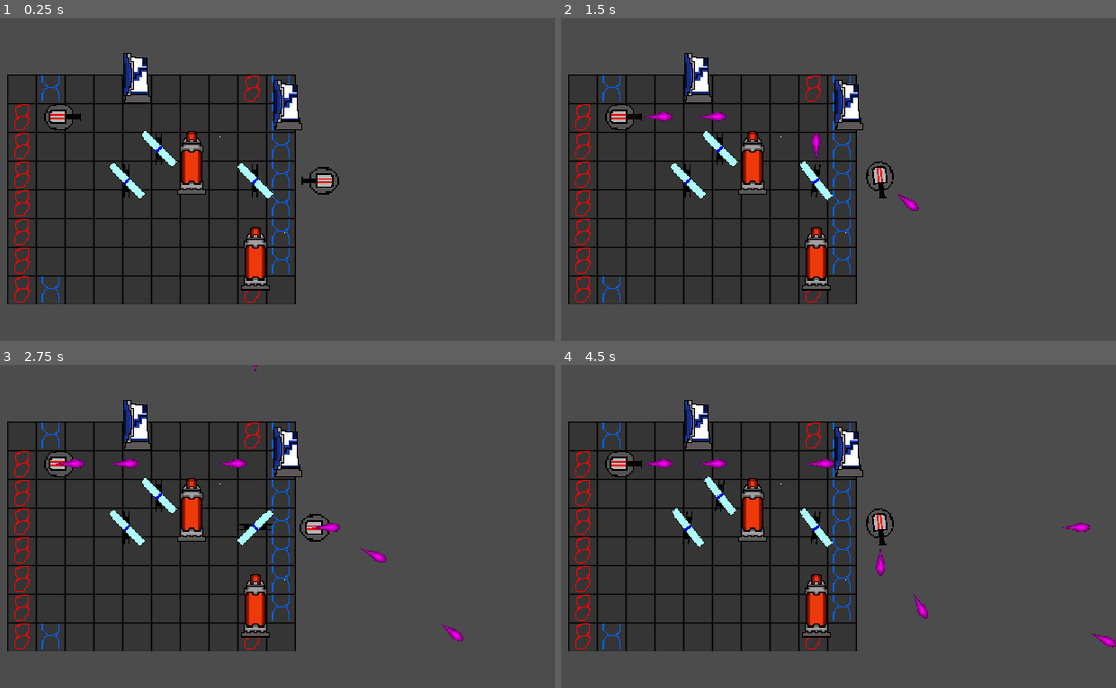
Above: before the commit, frames 1-4 (two rows, left to right).
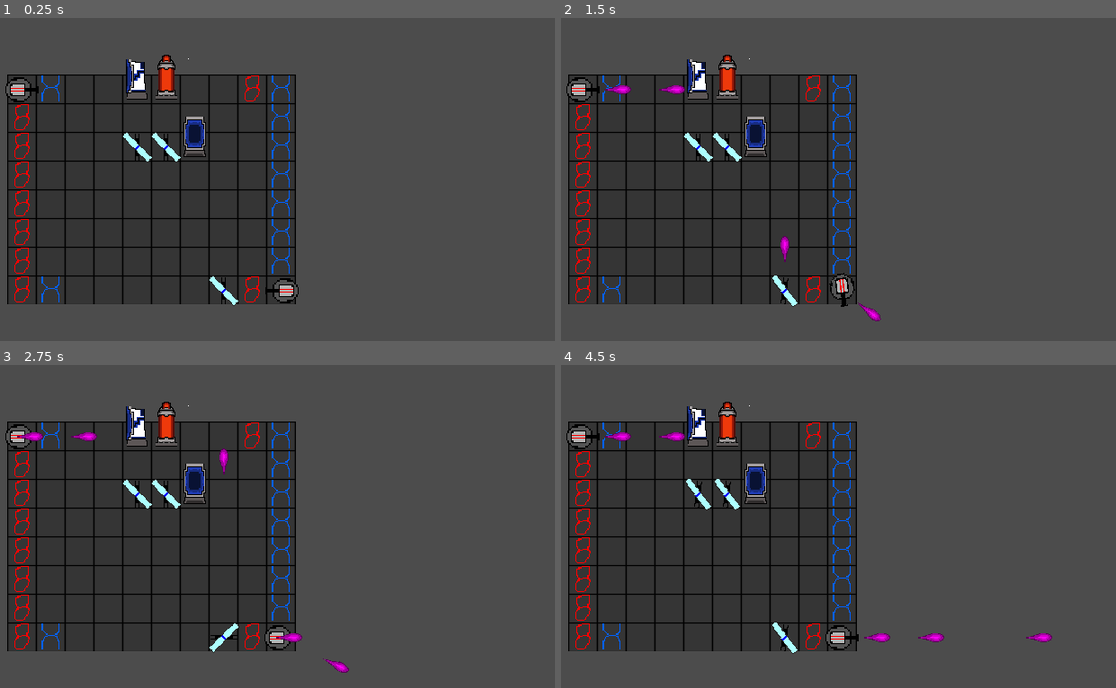
Above: after the commit, the same moments.

Repository: WhatDoor/LaserChess
Game: Godot game, scene res://Game.tscn
Two runs of this game, one before a commit and one after it. Both use one fixed random seed, a clock stepped at 60 frames per second and the inputs below.
Inputs (mouse positions are in pixels of both pictures, inside the frame that each line leads up to):
- Up to frame 1 (0.25 s): no input
- Up to frame 2 (1.5 s): tap Enter at 0.5 s; move the mouse to (955, 163) at 0.52 s; hold Space (End_Turn) 0.53-1.28 s; click (955, 163) at 0.67 s; move the mouse to (710, 195) at 1.27 s; tap Space (End_Turn) at 1.35 s; click (710, 195) at 1.42 s
- Up to frame 3 (2.75 s): move the mouse to (327, 455) at 2.02 s; hold Space (End_Turn) from 2.03 s (still down); click (327, 455) at 2.17 s
- Up to frame 4 (4.5 s): move the mouse to (799, 591) at 2.77 s; release Space (End_Turn) at 2.78 s; tap Space (End_Turn) at 2.85, 4.35 s; click (799, 591) at 2.92 s; move the mouse to (999, 574) at 3.52 s; hold Space (End_Turn) 3.53-4.28 s; click (999, 574) at 3.67 s; move the mouse to (655, 478) at 4.27 s; click (655, 478) at 4.42 s

The runs differ from the first frame. In frame 1, 5.5% of the frame differs, in the area x 0-62%, y 10-90%; in frame 2, 6.1%; in frame 3, 6.2%; in frame 4, 6.5%, in the area x 0-100%, y 10-90%.

Commit message:
cleaned up hitboxes and resizing

Diff:
--- a/DefenderResources/Defender.gd
+++ b/DefenderResources/Defender.gd
@@ -1,8 +1,33 @@
 extends Node2D
 
+enum ORIENTATION_TYPES {
+	FRONT,
+	BACK,
+	LEFT,
+	RIGHT
+}
+
+export(ORIENTATION_TYPES) var orientation
+
 func _ready():
-	#position += Vector2(16*9,16*7)
-	$Offset/Front.hide()
+	$Offset/Front.hide() #Hide the starting orientation which is used for game dev
+	set_orientation(orientation)
+
+func set_orientation(orientation):
+	var orientationNode
+
+	match orientation:
+		ORIENTATION_TYPES.FRONT:
+			orientationNode = $Offset/Front
+		ORIENTATION_TYPES.LEFT:
+			orientationNode = $Offset/Left
+		ORIENTATION_TYPES.RIGHT:
+			pass
+		ORIENTATION_TYPES.BACK:
+			pass
+
+	orientationNode.show()
+	orientationNode.get_node("DefendBox/DefendBox").disabled = false
 
 
 func _on_DefendBox_area_entered(blast):
--- a/DefenderResources/Defender.tscn
+++ b/DefenderResources/Defender.tscn
@@ -7,38 +7,36 @@
 [ext_resource path="res://DefenderResources/redDefenderFront.png" type="Texture" id=5]
 
 [sub_resource type="RectangleShape2D" id=1]
-extents = Vector2( 2.04254, 9.19096 )
+extents = Vector2( 0.671014, 17.5949 )
 
 [sub_resource type="RectangleShape2D" id=2]
-extents = Vector2( 17.8888, 6.18583 )
+extents = Vector2( 18.4287, 6.18583 )
 
 [node name="Defender" type="Node2D"]
 scale = Vector2( 0.3, 0.3 )
 script = ExtResource( 3 )
 
 [node name="Offset" type="Node2D" parent="."]
-position = Vector2( 0, -15.873 )
-scale = Vector2( 0.9, 1 )
+position = Vector2( -2.515, -15.873 )
+scale = Vector2( 0.7, 0.8 )
 
 [node name="Left" type="Node2D" parent="Offset"]
-scale = Vector2( 1, 1 )
+visible = false
 
 [node name="LeftRedDefender" type="Sprite" parent="Offset/Left"]
-scale = Vector2( 1, 1 )
 texture = ExtResource( 2 )
 
 [node name="LeftBlueDefender" type="Sprite" parent="Offset/Left"]
-scale = Vector2( 1, 1 )
 texture = ExtResource( 1 )
 
 [node name="DefendBox" type="Area2D" parent="Offset/Left"]
-scale = Vector2( 1, 1 )
 collision_layer = 2
 collision_mask = 0
 
 [node name="DefendBox" type="CollisionShape2D" parent="Offset/Left/DefendBox"]
-position = Vector2( -24.1864, 15.2081 )
+position = Vector2( -24.357, 8.91191 )
 shape = SubResource( 1 )
+disabled = true
 
 [node name="Front" type="Node2D" parent="Offset"]
 
@@ -51,22 +49,21 @@
 texture = ExtResource( 4 )
 
 [node name="DefendBox" type="Area2D" parent="Offset/Front"]
-scale = Vector2( 1, 1 )
 collision_layer = 2
 collision_mask = 0
 
 [node name="DefendBox" type="CollisionShape2D" parent="Offset/Front/DefendBox"]
-position = Vector2( 2.31951, 3.69664 )
+position = Vector2( 0.332718, 13.114 )
 rotation = 1.5708
 shape = SubResource( 1 )
+disabled = true
 
 [node name="DeathBox" type="Area2D" parent="Offset"]
-scale = Vector2( 1, 1 )
 collision_layer = 2
 collision_mask = 0
 
 [node name="DeathBox" type="CollisionShape2D" parent="Offset/DeathBox"]
-position = Vector2( 2.88776, 15.678 )
+position = Vector2( 0.539772, 4.474 )
 shape = SubResource( 2 )
 [connection signal="area_entered" from="Offset/Left/DefendBox" to="." method="_on_DefendBox_area_entered"]
 [connection signal="area_entered" from="Offset/Front/DefendBox" to="." method="_on_DefendBox_area_entered"]
--- a/Game.tscn
+++ b/Game.tscn
@@ -19,29 +19,27 @@
 position = Vector2( -0.324436, -0.973301 )
 
 [node name="Laser" parent="YSort" instance=ExtResource( 3 )]
-position = Vector2( -8.56445, -7.91559 )
+position = Vector2( -31.3512, -23.0267 )
 
 [node name="Laser2" parent="YSort" instance=ExtResource( 3 )]
-position = Vector2( 133.658, 27.64 )
+position = Vector2( 112.649, 88.9733 )
 rotation = 1.5708
 
 [node name="Defender" parent="YSort" instance=ExtResource( 2 )]
-position = Vector2( 115.88, -8.31455 )
+position = Vector2( 64.6488, 8.9733 )
 
 [node name="Defender2" parent="YSort" instance=ExtResource( 2 )]
-position = Vector2( 32.3244, -23.0267 )
+position = Vector2( 32.6488, -23.0267 )
+orientation = 2
 
 [node name="King" parent="YSort" instance=ExtResource( 5 )]
-position = Vector2( 62.5467, 27.64 )
-
-[node name="King2" parent="YSort" instance=ExtResource( 5 )]
-position = Vector2( 98.1022, 80.9733 )
+position = Vector2( 48.6488, -23.0267 )
 
 [node name="RedSwitch" parent="YSort" instance=ExtResource( 4 )]
-position = Vector2( 44.7689, 9.86219 )
+position = Vector2( 48.6488, 8.9733 )
 
 [node name="RedSwitch2" parent="YSort" instance=ExtResource( 4 )]
-position = Vector2( 26.9911, 27.64 )
+position = Vector2( 32.6488, 8.9733 )
 
 [node name="RedSwitch3" parent="YSort" instance=ExtResource( 4 )]
-position = Vector2( 98.1022, 27.64 )
+position = Vector2( 80.6488, 88.9733 )
--- a/KingResources/King.gd
+++ b/KingResources/King.gd
@@ -1,13 +1,20 @@
 extends Node2D
 
-
-# Declare member variables here. Examples:
-# var a = 2
-# var b = "text"
 onready var blueKingSprite = $Offset/BlueKingSprite
 onready var redKingSprite = $Offset/RedKingSprite
 
-# Called when the node enters the scene tree for the first time.
+func _input(event):
+	if event is InputEventMouseButton:
+	   print("Mouse Click/Unclick at: ", event.position)
+
+	if event is InputEventMouseButton \
+	and event.button_index == BUTTON_LEFT \
+	and event.is_pressed():
+		self.on_click()
+
+func on_click():
+	print("KING Click")
+
 func _ready():
 	pass
 
--- a/KingResources/King.tscn
+++ b/KingResources/King.tscn
@@ -1,19 +1,24 @@
-[gd_scene load_steps=5 format=2]
+[gd_scene load_steps=6 format=2]
 
 [ext_resource path="res://KingResources/BlueKing.png" type="Texture" id=1]
 [ext_resource path="res://KingResources/King.gd" type="Script" id=2]
 [ext_resource path="res://KingResources/RedKing.png" type="Texture" id=3]
 
 [sub_resource type="RectangleShape2D" id=1]
-extents = Vector2( 5.94691, 4.77443 )
+extents = Vector2( 5.94691, 3.12884 )
 
-[node name="King" type="Node2D"]
+[sub_resource type="RectangleShape2D" id=2]
+extents = Vector2( 5.24661, 12.5021 )
+
+[node name="King" type="Area2D"]
 position = Vector2( 0, -3.647 )
+collision_layer = 0
+collision_mask = 0
 script = ExtResource( 2 )
 
 [node name="Offset" type="Node2D" parent="."]
-position = Vector2( 0.025, -10.783 )
-scale = Vector2( 0.85, 1 )
+position = Vector2( 0, -7.705 )
+scale = Vector2( 0.65, 0.7 )
 
 [node name="BlueKingSprite" type="Sprite" parent="Offset"]
 scale = Vector2( 0.3, 0.3 )
@@ -28,6 +33,10 @@
 collision_mask = 0
 
 [node name="CollisionShape2D" type="CollisionShape2D" parent="Offset/Area2D"]
-position = Vector2( 0.061078, 7.24101 )
+position = Vector2( 0.00623439, 8.92155 )
 shape = SubResource( 1 )
+
+[node name="ClickBox" type="CollisionShape2D" parent="."]
+position = Vector2( 0, -7.07892 )
+shape = SubResource( 2 )
 [connection signal="area_entered" from="Offset/Area2D" to="." method="_on_Area2D_area_entered"]
--- a/LaserResources/Laser.tscn
+++ b/LaserResources/Laser.tscn
@@ -37,7 +37,7 @@
 
 [node name="Laser" type="Node2D"]
 rotation = -1.5708
-scale = Vector2( 0.9, 0.9 )
+scale = Vector2( 0.8, 0.8 )
 script = ExtResource( 2 )
 __meta__ = {
 "_edit_group_": true
--- a/Projectiles/Blast.tscn
+++ b/Projectiles/Blast.tscn
@@ -4,8 +4,8 @@
 [ext_resource path="res://Projectiles/Blast.gd" type="Script" id=2]
 
 [sub_resource type="CapsuleShape2D" id=1]
-radius = 0.4272
-height = 5.92893
+radius = 5.71225
+height = 0.0838227
 
 [node name="Blast" type="Area2D"]
 scale = Vector2( 0.7, 0.9 )
@@ -18,6 +18,6 @@
 texture = ExtResource( 1 )
 
 [node name="CollisionShape2D" type="CollisionShape2D" parent="."]
-position = Vector2( 0.0038898, -1.39601 )
+position = Vector2( 0.224037, -4.56365 )
 scale = Vector2( 0.321, 0.425 )
 shape = SubResource( 1 )
--- a/SwitchResources/RedSwitch.gd
+++ b/SwitchResources/RedSwitch.gd
@@ -4,7 +4,7 @@
 
 var Blast = preload("res://Projectiles/Blast.tscn")
 
-var OFFSET = 5 #offsets from the centre of the switch piece so colliding projectiles dont get stuck when collding
+var OFFSET = 7 #offsets from the centre of the switch piece so colliding projectiles dont get stuck when collding
 
 func _input(event):
 	# Mouse in viewport coordinates
--- a/SwitchResources/Switch.tscn
+++ b/SwitchResources/Switch.tscn
@@ -27,6 +27,7 @@
 script = ExtResource( 2 )
 
 [node name="Offset" type="Node2D" parent="."]
+scale = Vector2( 0.8, 0.8 )
 
 [node name="RedSwitchSprite" type="Sprite" parent="Offset"]
 scale = Vector2( 0.7, 0.7 )
